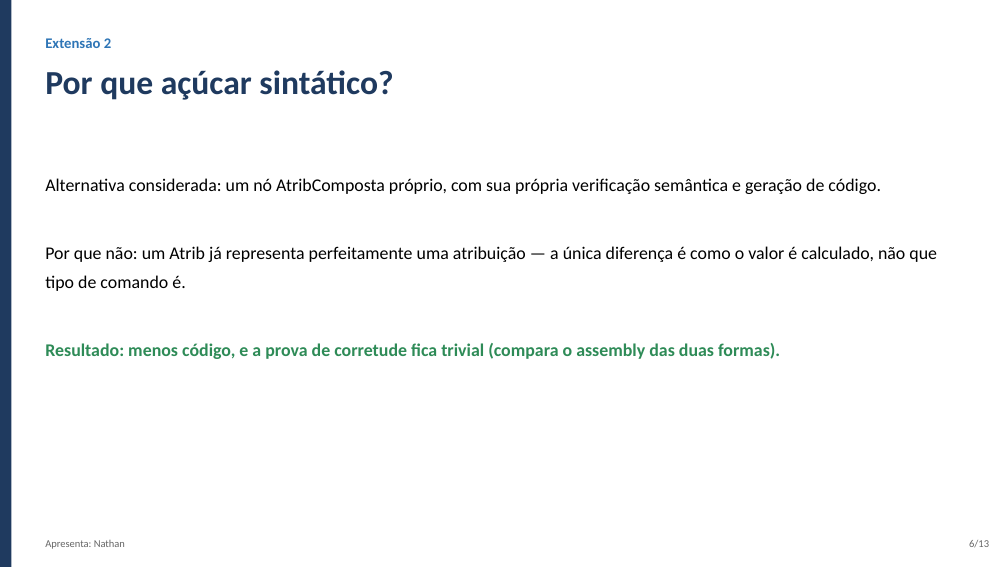
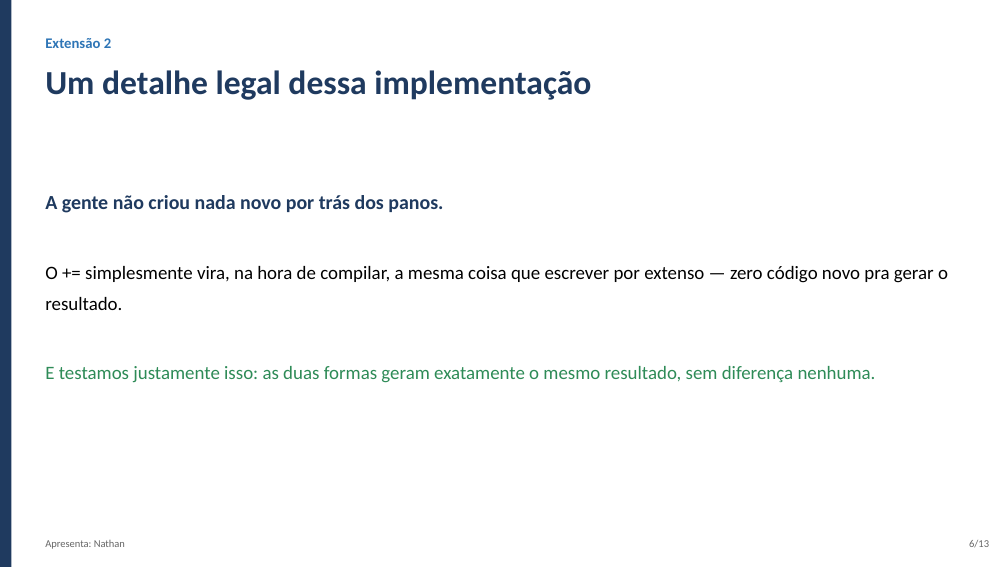
Before and after one commit to gabrielbribeiroo/CompilerConstruction_UFPB, a slide deck: slide 6 of apresentacao-projeto-final/apresentacao.pptx. Drawn at 1008x567 pixels with LibreOffice and Linux fonts; fonts in the diff are those of the drawing. Boxes give left, top, right and bottom in pixels: in the first picture for what was removed or moved away, otherwise in the second. Text is boxed around its words. In the diff, an @@ line names an element or a change of style, - is before the commit and + after.

Commit message:
docs(projeto-final): deixa o roteiro mais humano e focado nas extensoes
Reescreve as falas do roteiro num tom de conversa, sem jargao tecnico
sem explicacao, e ajusta os slides pra combinar (menos codigo/BNF,
mais exemplos do tipo "antes e depois" mostrando o que cada extensao
muda na pratica).

```diff
--- a/apresentacao-projeto-final/apresentacao.pptx
+++ b/apresentacao-projeto-final/apresentacao.pptx
@@ text at box(45, 70, 591, 100): text changed @@
-Por que açúcar sintático?
+Um detalhe legal dessa implementação
@@ text at box(45, 195, 948, 383): text changed; size 17 to 18 pt @@
-Alternativa considerada: um nó AtribComposta próprio, com sua própria verificação semântica e geração de código.
-Por que não: um Atrib já representa perfeitamente uma atribuição — a única diferença é como o valor é calculado, não que tipo de comando é.
-Resultado: menos código, e a prova de corretude fica trivial (compara o assembly das duas formas).
+A gente não criou nada novo por trás dos panos.
+O += simplesmente vira, na hora de compilar, a mesma coisa que escrever por extenso — zero código novo pra gerar o resultado.
+E testamos justamente isso: as duas formas geram exatamente o mesmo resultado, sem diferença nenhuma.
```
Also in this commit, not shown: 5 other slides changed, 5 slides added, 5 slides removed, 2 other files.
